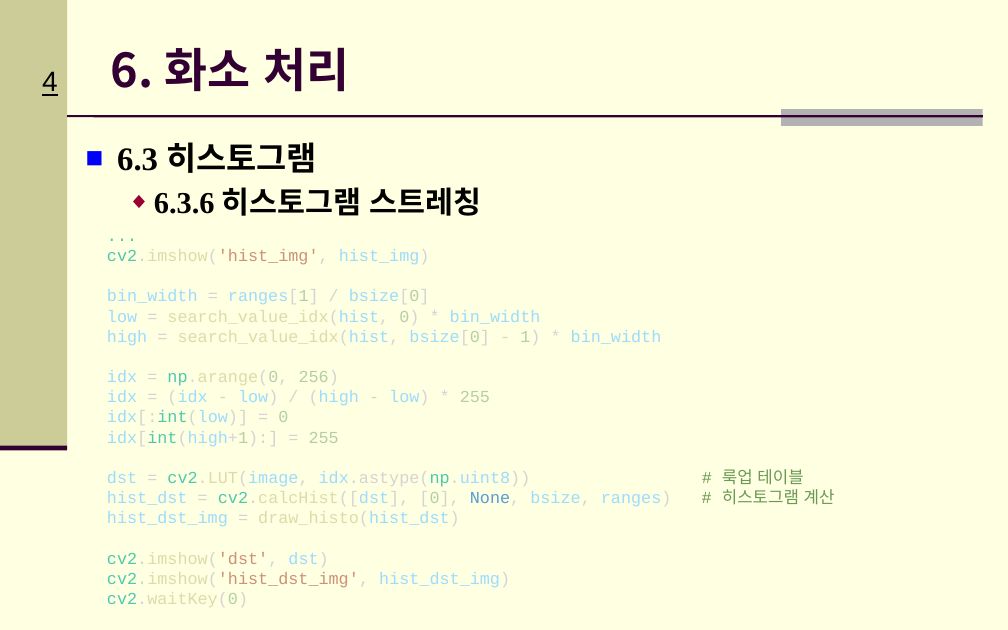
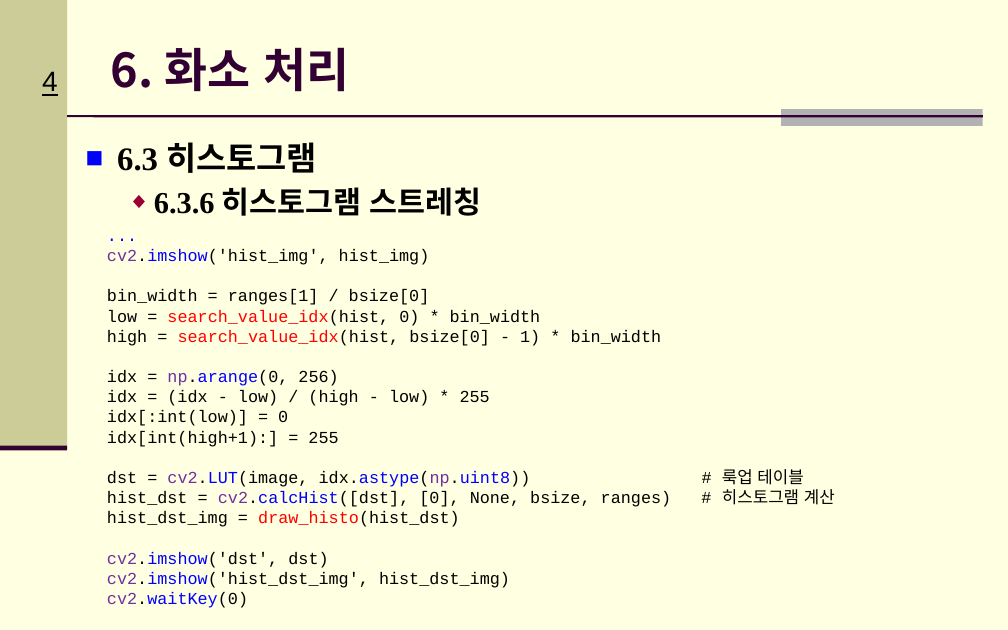
Before and after one commit to Hitbee-dev/OpenCV-Python, a slide deck: slide 4 of 2022-11-08/documents/CH_06 화소 처리.pptx. Drawn at 1008x630 pixels with LibreOffice and Linux fonts; fonts in the diff are those of the drawing; background and template pictures are left out. Boxes give left, top, right and bottom in pixels: in the first picture for what was removed or moved away, otherwise in the second. Text is boxed around its words. In the diff, an @@ line names an element or a change of style, - is before the commit and + after.

```diff
--- a/2022-11-08/documents/CH_06 화소 처리.pptx
+++ b/2022-11-08/documents/CH_06 화소 처리.pptx
@@ text "..." at (x1=107, y1=249, x2=672, y2=608): text colour #4EC9B0 to #0000FF in "..."; text colour #4EC9B0 to #7030A0 in "cv2.imshow('hist_img',", "np.arange(0,", "cv2.LUT(image, idx.astype(np.uint8))", "cv2.calcHist([dst]," and 3 more places; text colour #D4D4D4 to #000000 in "cv2.imshow('hist_img', hist_img)", "= ranges[1] / bsize[0]", "= search_value_idx(hist, 0) *", "= search_value_idx(hist, bsize[0] - 1) *" and 10 more places; text colour #DCDCAA to #0000FF in "cv2.imshow('hist_img',", "np.arange(0,", "cv2.LUT(image,", "cv2.calcHist([dst]," and 3 more places; text colour #CE9178 to #000000 in "cv2.imshow('hist_img',", "cv2.imshow('dst',", "cv2.imshow('hist_dst_img',"; text colour #9CDCFE to #000000 in "hist_img)", "bin_width ranges[1] bsize[0]", "low search_value_idx(hist, bin_width", "high search_value_idx(hist, bsize[0] bin_width" and 9 more places; text colour #B5CEA8 to #000000 in "ranges[1] bsize[0]", "0)", "bsize[0] 1)", "np.arange(0, 256)" and 5 more places; text colour #DCDCAA to #FF0000 in "search_value_idx(hist,", "search_value_idx(hist,", "draw_histo(hist_dst)"; text colour #4EC9B0 to #000000 in "idx[:int(low)]", "idx[int(high+1):]"; text colour #D4D4D4 to #0000FF, text colour #9CDCFE to #0000FF in "idx.astype(np.uint8))"; text colour #6A9955 to #000000 in "# 룩업 테이블", "# 히스토그램 계산"; text colour #569CD6 to #000000 in "None," @@
```
Also in this commit, not shown: 5 other slides changed, 4 slides added, 4 other files.
